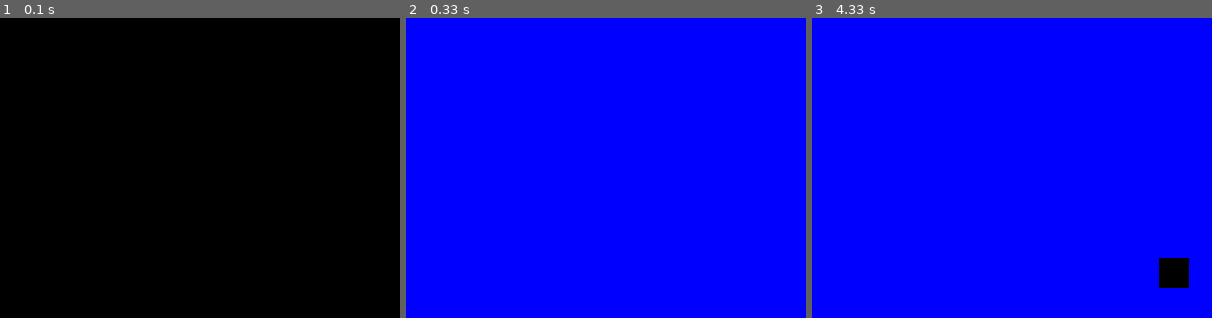
Above: before the commit, frames 1-3 (left to right).
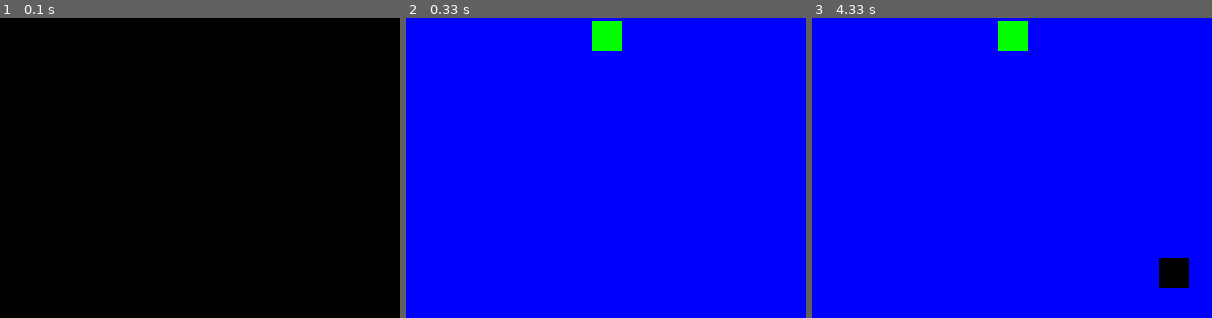
Above: after the commit, the same moments.

Repository: kosvish/game_snake_PyGame
Game: pygame game, started from main.py
The game is run twice, just before and just after one commit, with the same random seed, the same clock (stepped at 60 frames per second) and the same inputs.
Inputs:
- Up to frame 1 (0.1 s): no input
- Up to frame 2 (0.33 s): no input
- Up to frame 3 (4.33 s): hold Right 0.33-0.8 s; hold Up 0.83-1.27 s; hold Right 1.3-1.8 s; hold Left 1.83-2.37 s; hold Down 2.4-2.95 s; hold Left 2.98-3.53 s; hold Up 3.57-4.12 s; hold Right from 4.15 s (still down)
The pictures show only the part of the screen within x 10-60%, y 0-50%; the shares and areas given below are measured in that part.

Frame 1 is identical in both runs. In frame 2, 0.8% of the frame differs, in the area x 46-54%, y 1-11%; in frame 3, 0.8%.

Commit message:
feat(create): add variable food cords, func for draw rect

Diff:
--- a/main.py
+++ b/main.py
@@ -33,6 +33,15 @@
 snake_block = 30
 snake_step = 30
 
+# food cords
+
+foodx = random.randrange(0, WIDTH - snake_block)
+foody = random.randrange(0, HEIGHT - snake_block)
+
+
+
+
+
 
 
 
@@ -43,6 +52,9 @@
     clock.tick(FPS)
 
     screen.fill("blue")
+
+    pygame.draw.rect(screen, "green", [foodx, foody,
+                                       snake_block, snake_block])
 
     x1 += x1_change
     y1 += y1_change
